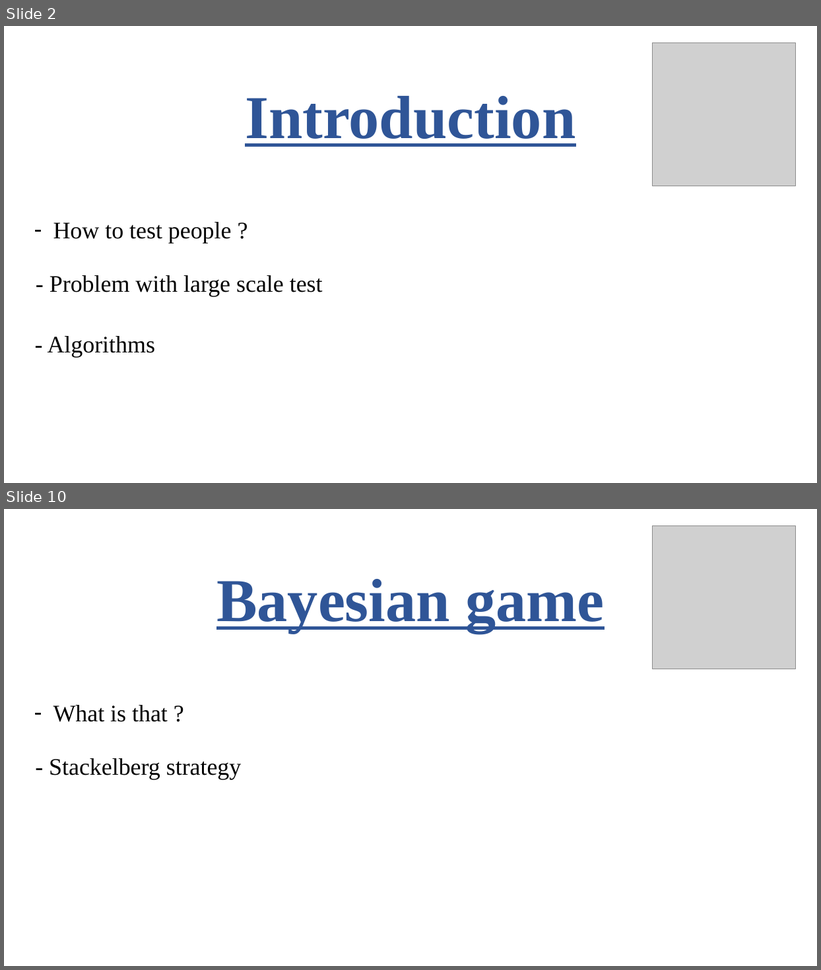
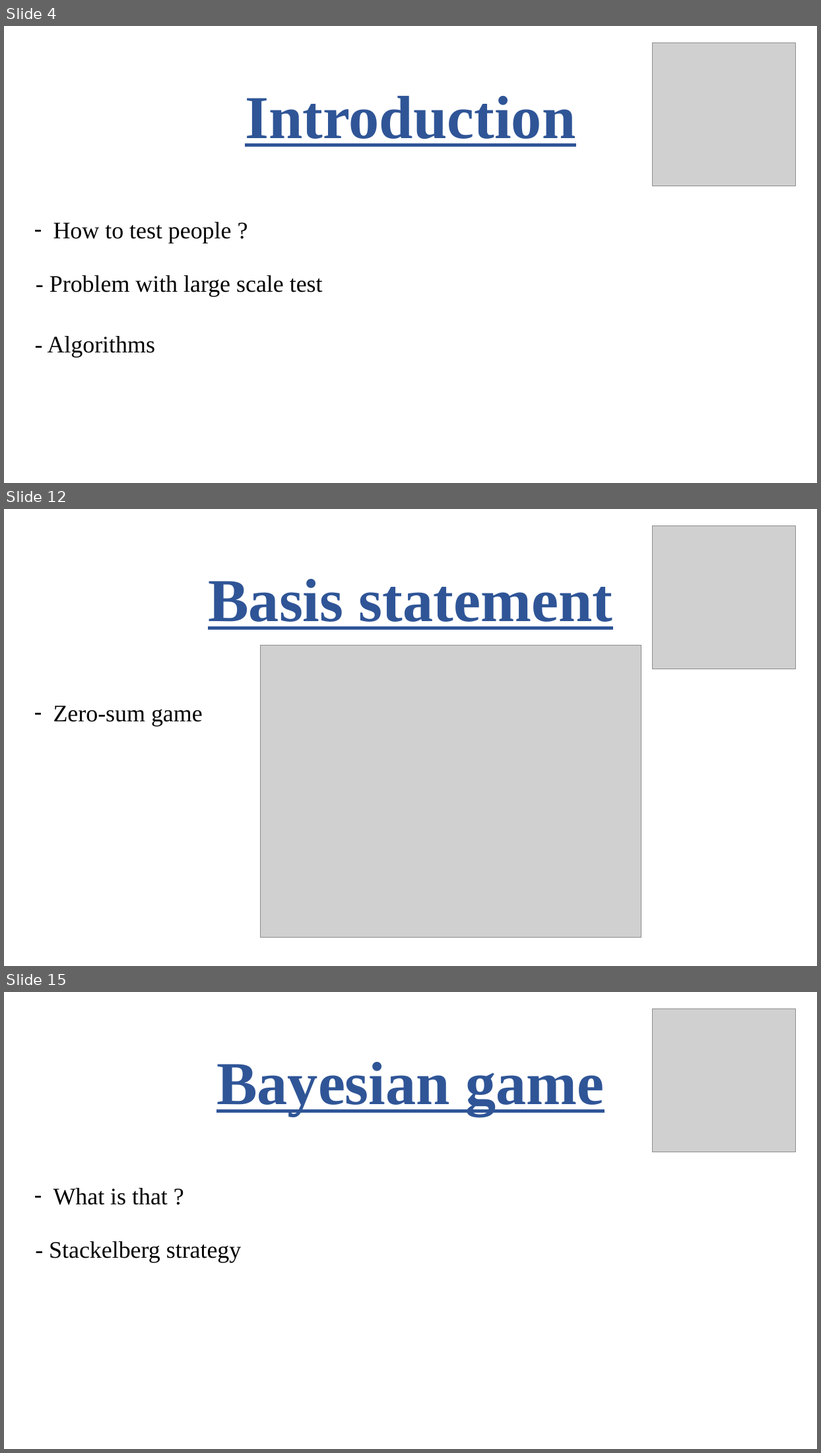
Before and after one commit to robinengels/Anglais, a slide deck: Anglais.pptx. Shown one above the other, each under a label of ours: slides 2 and 10 before the commit, slides 4, 12 and 15 after it; the slides between them are not shown. The pictures are 821x970 and 821x1453 pixels, drawn with LibreOffice and Linux fonts; fonts in the diff are those of the drawing; grey boxes stand for pictures. Boxes give left, top, right and bottom in pixels: in the first picture for what was removed or moved away, otherwise in the second. Text is boxed around its words. In the diff, an @@ line names an element or a change of style, - is before the commit and + after.

```diff
--- a/Anglais.pptx
+++ b/Anglais.pptx
@@ slide 12 added at <box>4,509,817,966</box>, background #FFFFFF @@
@@ picture added at <box>653,526,796,669</box> @@
@@ text added at <box>208,579,613,630</box>, 72 pt, text #2F5597, bold, underline @@
+Basis statement
@@ picture added at <box>260,646,642,938</box> @@
@@ text added at <box>54,706,203,726</box>, 28 pt, text #000000 @@
+– Zero-sum game
@@ what was slide 2 is now slide 4 @@
@@ what was slide 10 is now slide 15 @@
```
Also in this commit, not shown: 7 slides changed, 7 other slides added, 3 slides removed.
